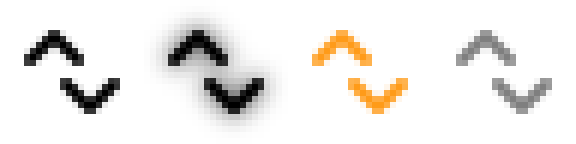
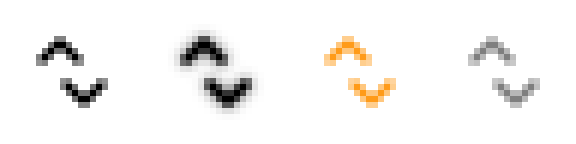
Layers edited between the first and the second (576, 144) image:
painted on "#0", masked it over [24, 30, 120, 114]
painted on "#1", masked it over [144, 6, 288, 138]
painted on "#2", masked it over [312, 30, 408, 114]
painted on "#3", masked it over [456, 30, 552, 114]
